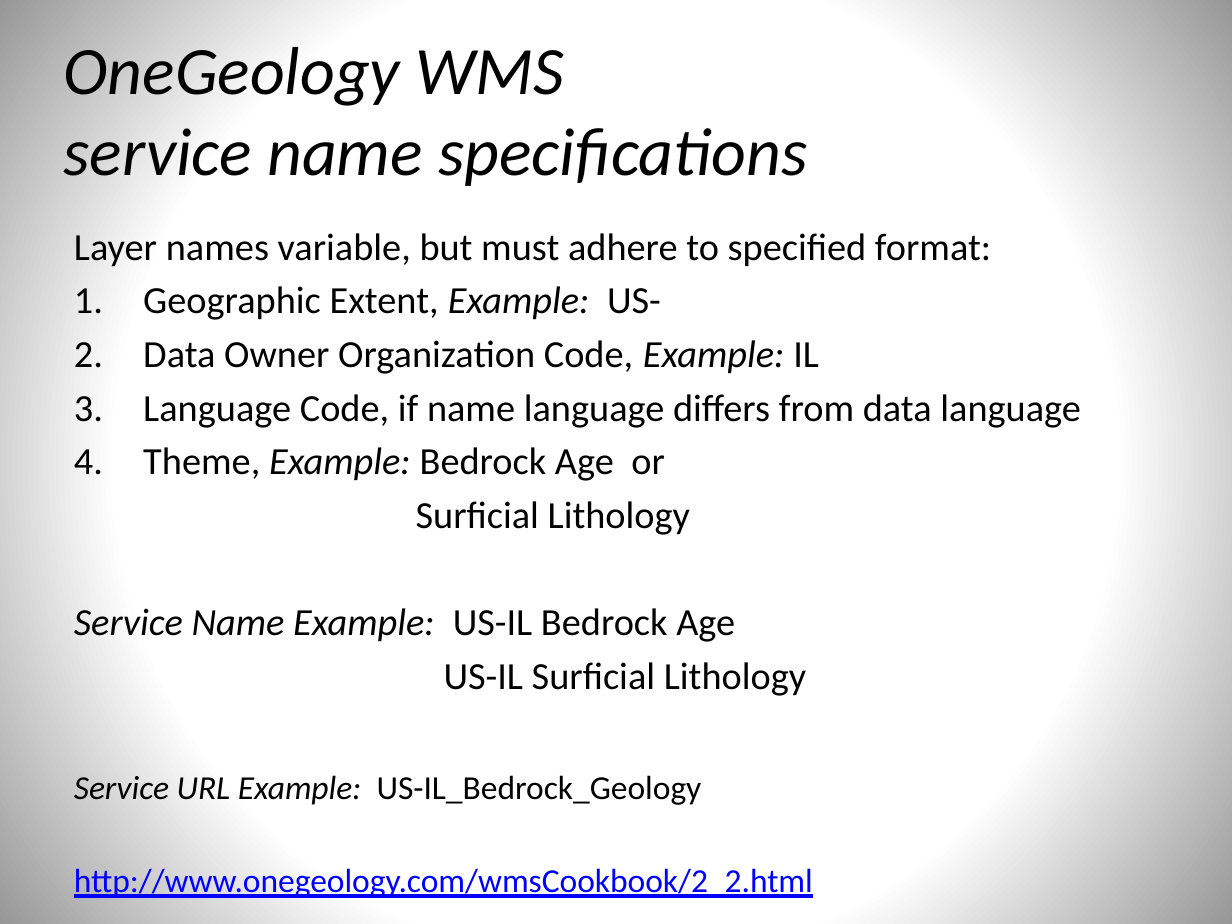
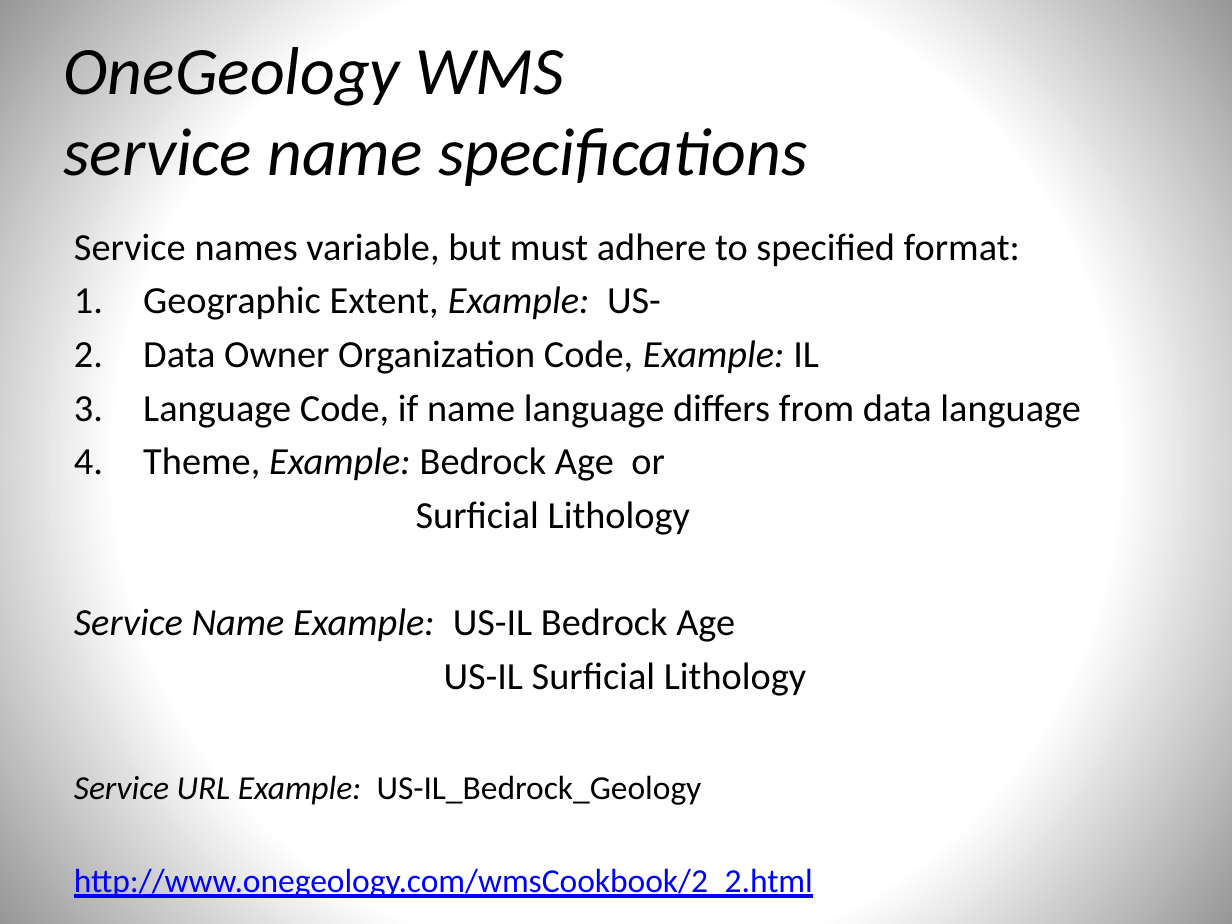
Before and after one commit to usgin/Workshops, a slide deck: slide 6 of OneGeologyWebinar/OneGeology.pptx. Drawn at 1232x924 pixels with LibreOffice and Linux fonts; fonts in the diff are those of the drawing. Boxes give left, top, right and bottom in pixels: in the first picture for what was removed or moved away, otherwise in the second. Text is boxed around its words. In the diff, an @@ line names an element or a change of style, - is before the commit and + after.

Commit message:
updated PPT

```diff
--- a/OneGeologyWebinar/OneGeology.pptx
+++ b/OneGeologyWebinar/OneGeology.pptx
@@ text at (74,233,1020,267): text changed @@
-Layer names variable, but must adhere to specified format:
+Service names variable, but must adhere to specified format:
```
